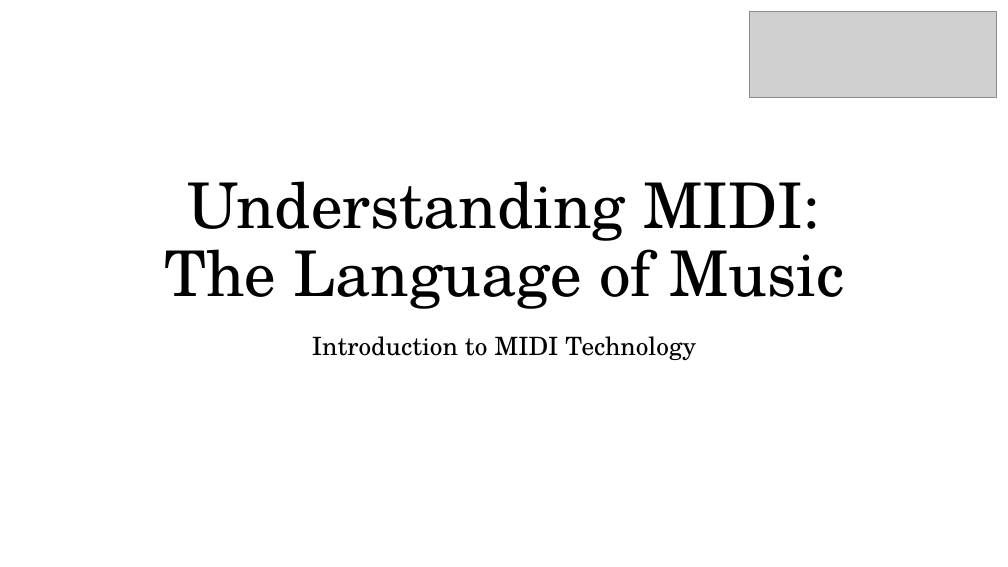
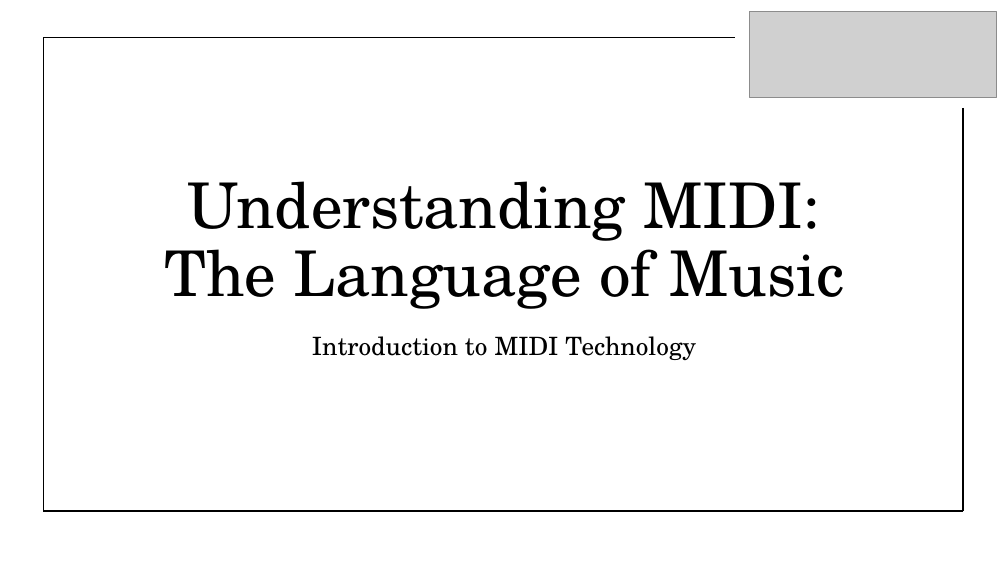
Before and after one commit to AndBarata/Multimedia-Systems, a slide deck: slide 1 of Labs/Assignment1/MIDI.pptx. Drawn at 1008x567 pixels with LibreOffice and Linux fonts; fonts in the diff are those of the drawing; grey boxes stand for pictures. Boxes give left, top, right and bottom in pixels: in the first picture for what was removed or moved away, otherwise in the second. Text is boxed around its words. In the diff, an @@ line names an element or a change of style, - is before the commit and + after.

Commit message:
Assignment1 MIDI presentation

```diff
--- a/Labs/Assignment1/MIDI.pptx
+++ b/Labs/Assignment1/MIDI.pptx
@@ line added from (43, 37) to (43, 511), #000000 1.5 pt @@
@@ line added from (735, 37) to (43, 37), #000000 1.5 pt @@
@@ line added from (963, 108) to (963, 511), #000000 1.5 pt @@
@@ line added from (963, 511) to (43, 511), #000000 1.5 pt @@
```
Also in this commit, not shown: 3 other slides changed, 1 slide added, 6 other files.
